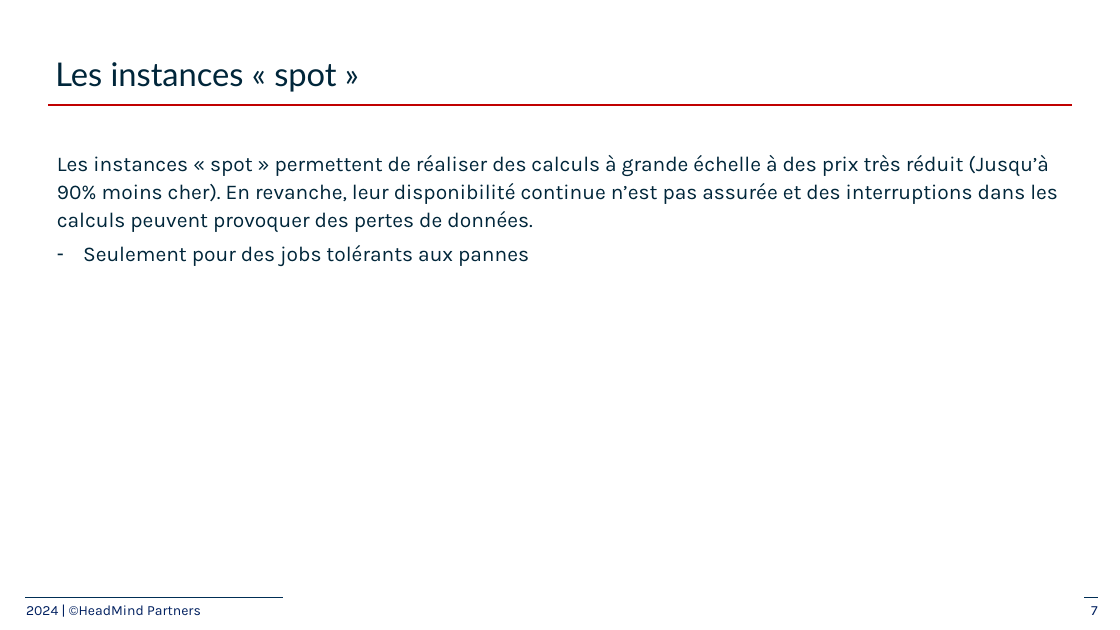
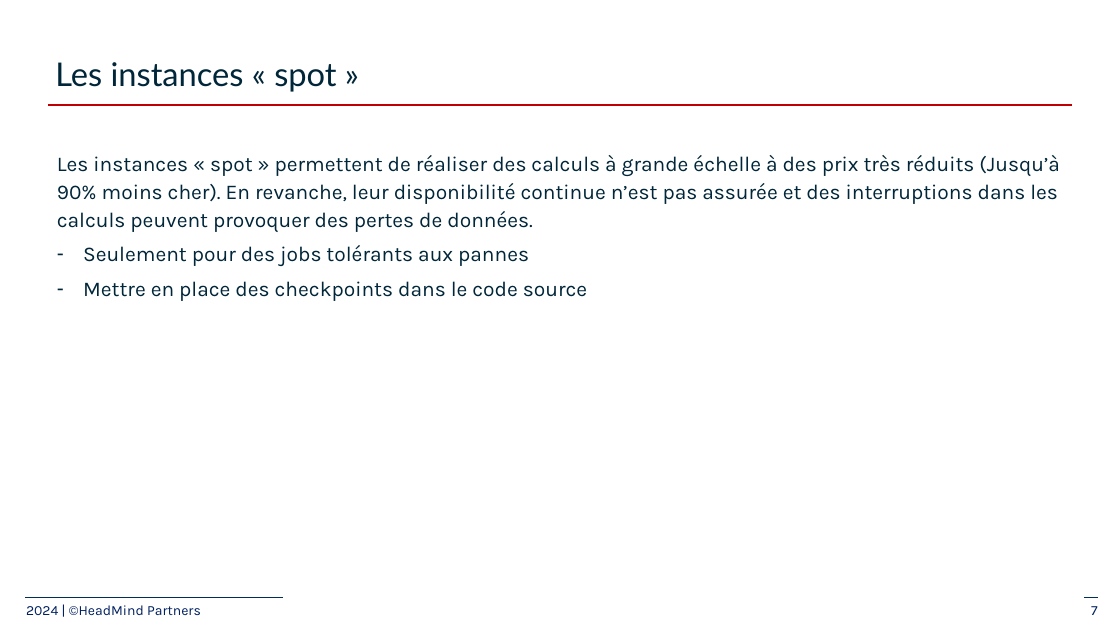
Before and after one commit to plperez626/MLOps-Introductory-Course-on-GCP, a slide deck: slide 7 of slides/3_model-endpoints/3-Train and deploy ML models.pptx. Drawn at 1120x630 pixels with LibreOffice and Linux fonts; fonts in the diff are those of the drawing; background and template pictures are left out. Boxes give left, top, right and bottom in pixels: in the first picture for what was removed or moved away, otherwise in the second. Text is boxed around its words. In the diff, an @@ line names an element or a change of style, - is before the commit and + after.

```diff
--- a/slides/3_model-endpoints/3-Train and deploy ML models.pptx
+++ b/slides/3_model-endpoints/3-Train and deploy ML models.pptx
@@ text at (57,155,1060,232): text changed @@
-Les instances « spot » permettent de réaliser des calculs à grande échelle à des prix très réduit (Jusqu’à 90% moins cher). En revanche, leur disponibilité continue n’est pas assurée et des interruptions dans les calculs peuvent provoquer des pertes de données.
+Les instances « spot » permettent de réaliser des calculs à grande échelle à des prix très réduits (Jusqu’à 90% moins cher). En revanche, leur disponibilité continue n’est pas assurée et des interruptions dans les calculs peuvent provoquer des pertes de données.
@@ text at (83,281,587,301): paragraph added @@
+– Mettre en place des checkpoints dans le code source
```
Also in this commit, not shown: 2 other slides changed, 2 other files.
